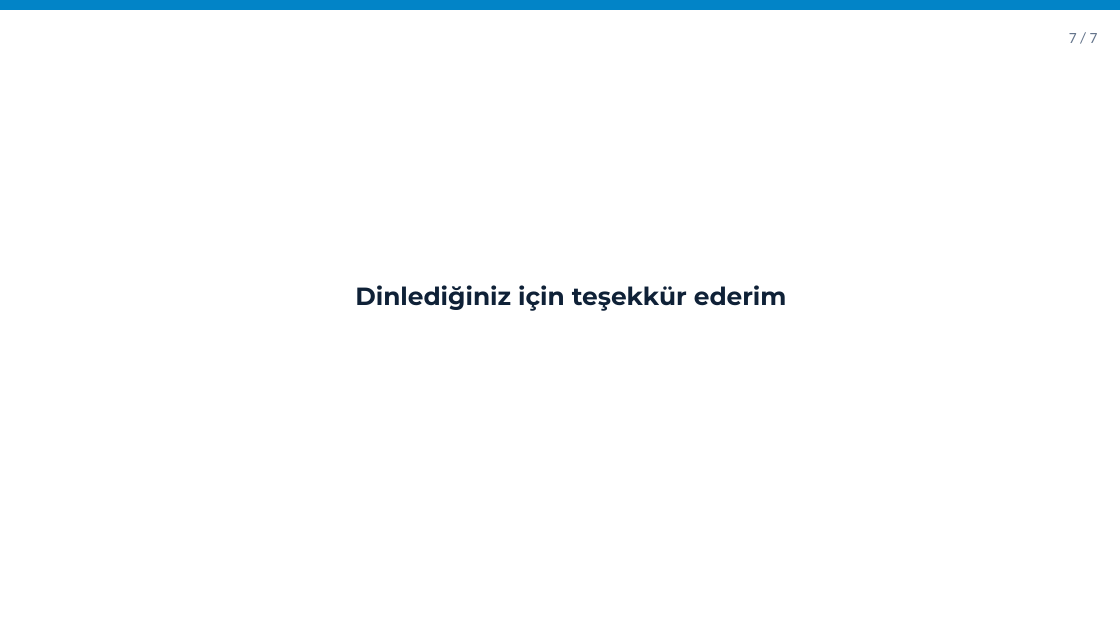
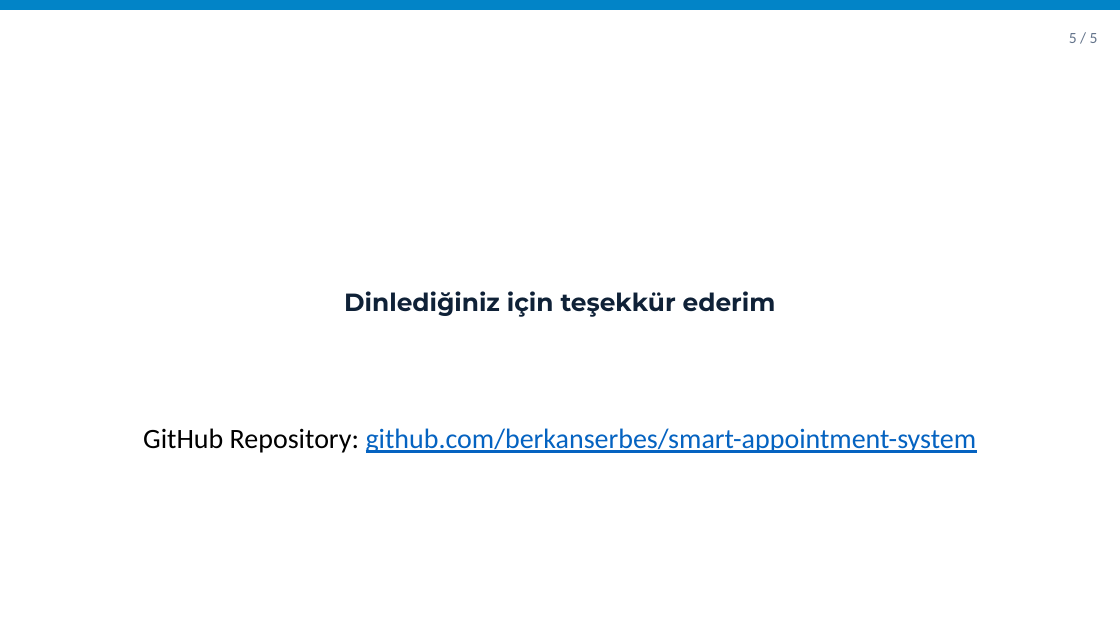
Before and after one commit to berkanserbes/smart-appointment-system, a slide deck: slide 7 of slide/Yapay_Zekanin_Test_Muhendisligindeki_Rolu_Sunum.pptx. Drawn at 1120x630 pixels with LibreOffice and Linux fonts; fonts in the diff are those of the drawing. Boxes give left, top, right and bottom in pixels: in the first picture for what was removed or moved away, otherwise in the second. Text is boxed around its words. In the diff, an @@ line names an element or a change of style, - is before the commit and + after.

Commit message:
feat(tests): update presentation on the role of AI in testing engineering

```diff
--- a/slide/Yapay_Zekanin_Test_Muhendisligindeki_Rolu_Sunum.pptx
+++ b/slide/Yapay_Zekanin_Test_Muhendisligindeki_Rolu_Sunum.pptx
@@ text at (1069,33,1098,43): text changed @@
-7 / 7
+5 / 5
@@ text "Dinlediğiniz için teşekkür ederim": place and size @@
-text "Dinlediğiniz için teşekkür ederim" at (355,285,787,311)
+text "Dinlediğiniz için teşekkür ederim" at (344,291,776,317)
@@ text "Dinlediğiniz için teşekkür ederim" at (344,291,776,317): alignment left to centre @@
@@ text added at (143,428,977,453), 18 pt, text #0563C1, underline @@
+GitHub Repository: github.com/berkanserbes/smart-appointment-system
```
